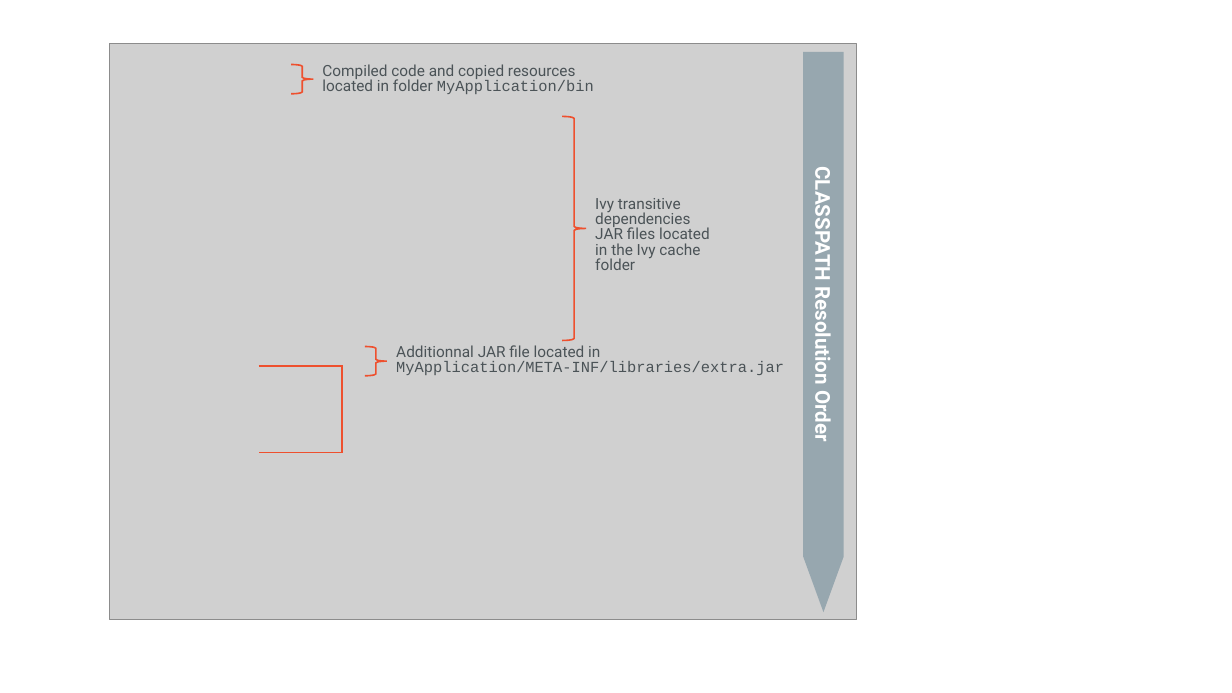
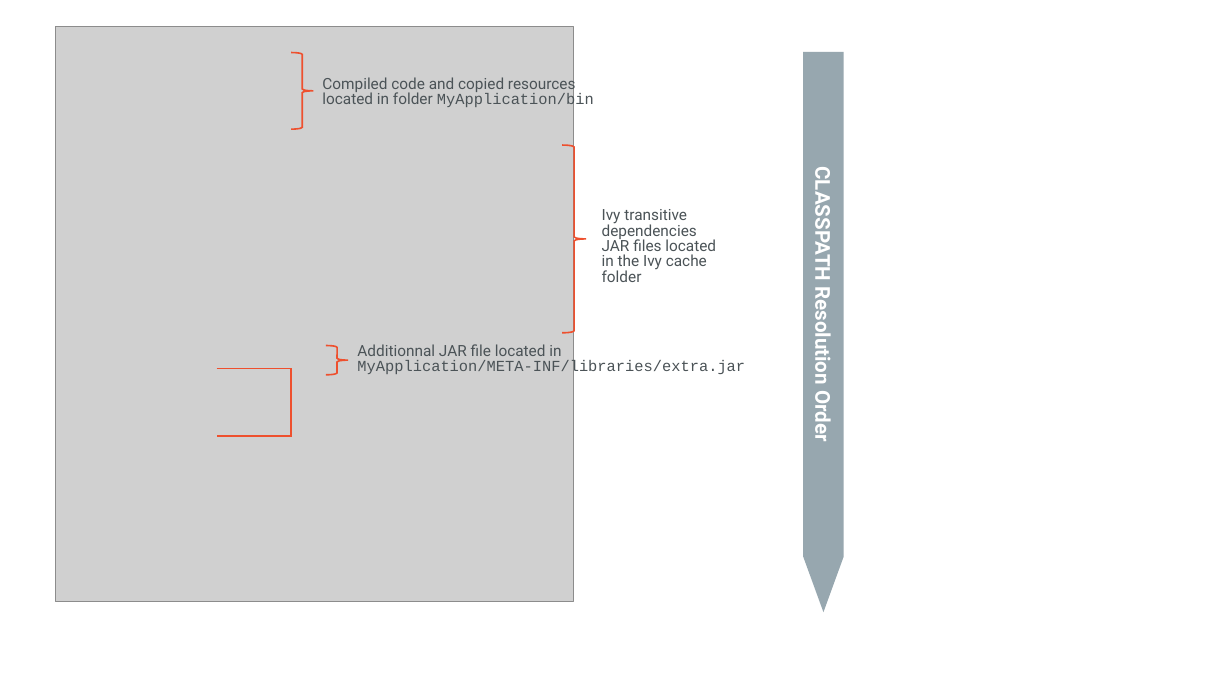
Before and after one commit to MicroEJ/docs, a slide deck: slide 1 of ApplicationDeveloperGuide/images/ClassPath_4.pptx. Drawn at 1232x693 pixels with LibreOffice and Linux fonts; fonts in the diff are those of the drawing; grey boxes stand for pictures. Boxes give left, top, right and bottom in pixels: in the first picture for what was removed or moved away, otherwise in the second. Text is boxed around its words. In the diff, an @@ line names an element or a change of style, - is before the commit and + after.

Commit message:
M0090IDE-4009 Update screenshot of Application classpath

```diff
--- a/ApplicationDeveloperGuide/images/ClassPath_4.pptx
+++ b/ApplicationDeveloperGuide/images/ClassPath_4.pptx
@@ picture: place and size @@
-picture at <box>109,43,857,619</box>
+picture at <box>55,26,573,602</box>
@@ right brace: place and size @@
-right brace at <box>291,65,313,94</box>
+right brace at <box>291,53,313,129</box>
@@ text "Compiled code and copied resources ..." rewrapped from <box>322,64,594,94</box> to <box>322,75,594,109</box> @@
@@ right brace: place and size @@
-right brace at <box>562,116,586,341</box>
+right brace at <box>562,145,586,333</box>
@@ text "Ivy transitive dependencies JAR files ...": place and size @@
-text "Ivy transitive dependencies JAR files ..." at <box>595,198,710,270</box>
+text "Ivy transitive dependencies JAR files ..." at <box>602,209,716,282</box>
@@ right brace: place and size @@
-right brace at <box>365,347,387,376</box>
+right brace at <box>326,346,348,375</box>
@@ text "Additionnal JAR file located in": place and size @@
-text "Additionnal JAR file located in" at <box>396,345,784,375</box>
+text "Additionnal JAR file located in" at <box>357,344,745,376</box>
@@ right bracket: place and size @@
-right bracket at <box>259,366,342,453</box>
+right bracket at <box>216,369,291,436</box>
```
Also in this commit, not shown: 2 other files.
